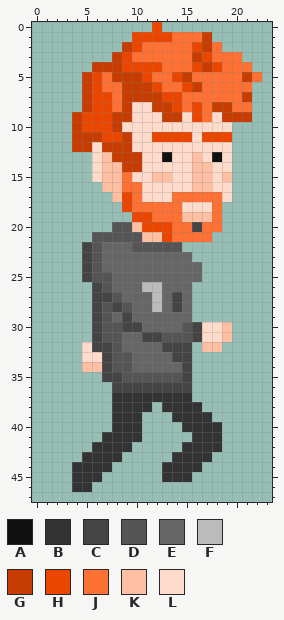
Pixel-art sprite: pfp-game/platforms/browser/www/img/character-0-jump.png. The first picture shows the starting point.
The file is 24x48 pixels.
Palette (. is transparent): A #111111  B #333333  C #444444  D #555555  E #666666  F #bbbbbb  G #c73c00  H #eb4600  J #ff7033  K #ffbfa3  L #ffdbcc
Pixels before, first column x 4:
 0 ........H..........
 1 ......HHHHJJJG.....
 2 .....GHJJJJJHGJ....
 3 ....GHJJJJJJGHJJJ..
 4 ..GGGHHHHJJJHGHJJJ.
 5 .GHJGGGHJJHGJJJJJGJ
 6 .GHJJGGGHJJHGJJJJJ.
 7 .GHHJGGGGHHJJJJJJG.
 8 .GHHJGLLGGHJHJGGJJ.
 9 GHHHGGLLLGGLHJLGGG.
10 GHHHGLLLLLLLLLLL...
11 GGGHHGLLHHHHLHHH...
12 GGLGGGLLLLLLLLLL...
13 ..LKGGGLLALLKLAL...
14 ..LKKGGLLLLLKKLL...
15 ..LKKJLLKKLLKKLK...
16 ...KKJJLLLLLKKLL...
17 ....KHJLLLJJJJJL...
18 .....HJJJJJLLLJ....
19 ......HHJJJKKKJ....
20 ....DDKHHHJJCJJ....
21 ..DDDDDKKHJJJJ.....
22 .CDEEEDDDDD........
23 .CDEEEEEEEEE.......
24 .CDEEEEEEEEEE......
25 .CDDEEEEEEEEE......
26 ..CDEEEFFEEE.......
27 ..CCDEEEFECE.......
28 ..CDCDEEFECE.......
29 ..CDECEEEEEE.......
30 ..CDDCCEEEEDCLLK...
31 ..CDDEECCDDDCLLK...
32 .LCCDEEEECCC.KK....
33 .LLCDDEEEECC.......
34 .KKCDDEEEEEC.......
35 ...CCDDDDDDC.......
36 ....CCCCCCCC.......
37 ....BBBBBBBB.......
38 ....BBBB.BBBB......
39 ....BBB...BBBB.....
40 ....BBB....BBBB....
41 ...BBBB.....BBB....
42 ..BBBB.....BBBB....
43 .BBBB.....BBBB.....
44 BBBB.....BBBB......
45 BBB......BBB.......
46 BB.................
The same view after the edit:
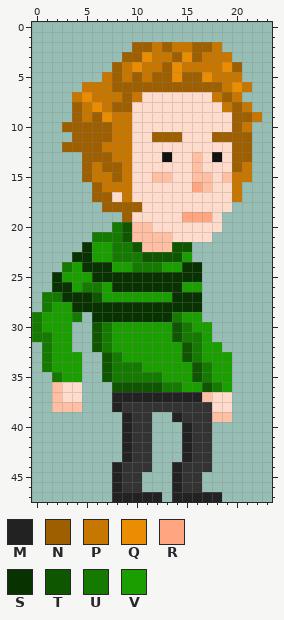
Colours new in this view: M #222222  N #9e5f00  P #c77700  Q #eb8d00  R #ffa680  S #083300  T #0e5700  U #147a00  V #1a9e00
Difference:
Changed rows in their new state; - is an unchanged pixel.
first column x 0:
 0 ------------.----------
 1 ----------........-----
 2 ---------.NNPNPPNNP----
 3 --------.NNQPPNQNPPP.--
 4 ------..NPQPPNQPPPPQN.-
 5 -----..PNPNPNNQNNQPPP..
 6 -----PPPNNNNNNNNNNNPQP-
 7 ----PQPPPNPLLLLLLLPNP.-
 8 ----NPQPNN--LLLLLLLPNP-
 9 ----NPNQPP---LL-LL-LNNP
10 ---NNNNNPP----------NP-
11 ----NNNNPP--NNNL-LNNNN-
12 ---NNNNPPP----------NN-
13 -----NNNPPL---------NN-
14 -----NPNNPL------L--NP-
15 -----NPPNP----------PP-
16 ------NPPPL-----R---P--
17 ------NNLPL---LLLLL-P--
18 -------NNNNLLLL---LL---
19 ---------NLLLLLRRRL----
20 --------UT-KLLLLLLL----
21 ------UUUTK--KLLLL-----
22 -----SVVUUTKKKTT-------
23 ----SSVVUUUTTTTV-------
24 ---UVSSSVVUUUVVSS------
25 --SVVVSSSSSSSSSSS------
26 --SSVUUVSSSSSSSVV------
27 -UUSSSTVVVVVVVSSS------
28 -UVVSSSSSSSSSSSSS------
29 UVVVU-SSSSSSSSUVV------
30 UVVV--TUVVVVVVTUVV..---
31 UUVV--TUVVVVVVTUUV..---
32 -UVV-.TUVVVVVVVTUVV----
33 -UVVV..TUVVVVVVTUVVV---
34 -UVVV..TUUUVVVVVTUVV---
35 --UVV--TUUUUUVVVTUVV---
36 --KLL---TTTTTUUVVTUV---
37 --KLL---MMMMMMMMMKLL---
38 --KKK---M---B----BLL---
39 --------.M-B--M---KK---
40 --------.M-B---M--.----
41 -------..M-B---M--.----
42 ------...MBB---M--.----
43 -----....MBB--.M-------
44 ----....MBBB-.M--B-----
45 ----...-MBB--.M-B------
46 ----..--MBB---MBB------
47 --------MMMMM-MMMMM----
Where, in picture pixels (left, top, right, bottom), the same in both pictures:
changed: (32, 22, 262, 502)
